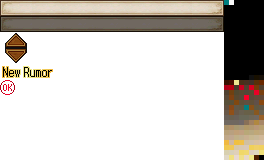
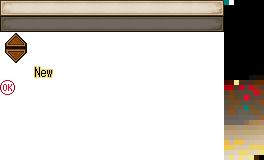
Layered file, before and after one edit (264x160). Changes by layer:
added layer "Layer 1 copy" above "Layer 1" over (x1=34, y1=66, x2=53, y2=78)
hid "Layer 1" over (x1=2, y1=66, x2=53, y2=78)
